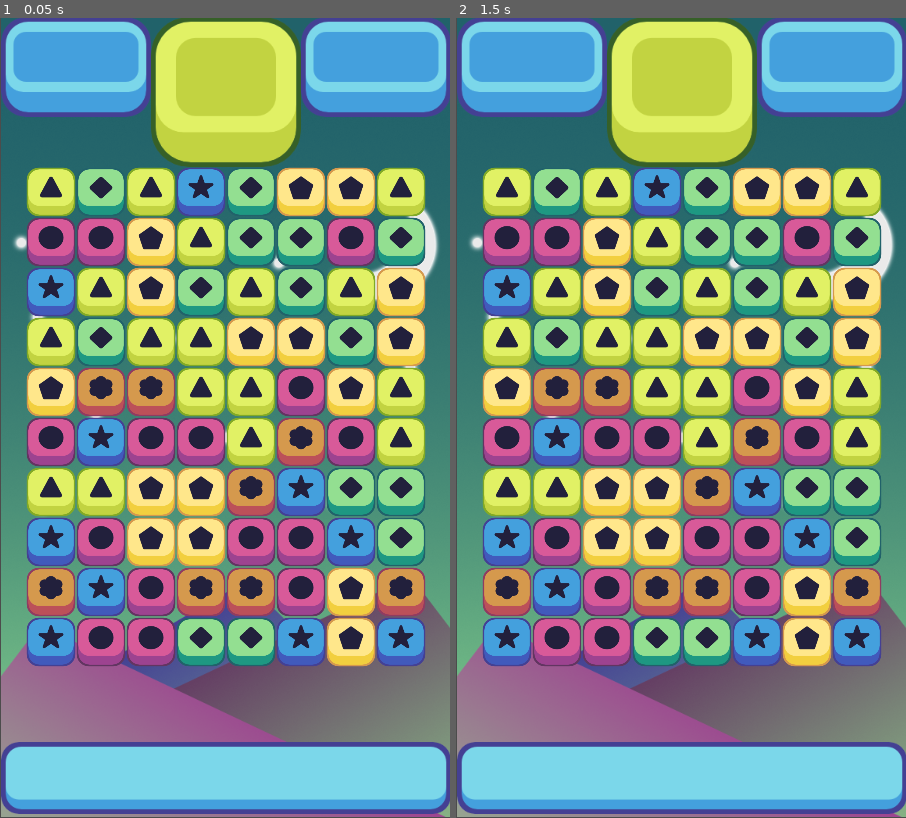
Above: before the commit, frames 1-2 (left to right).
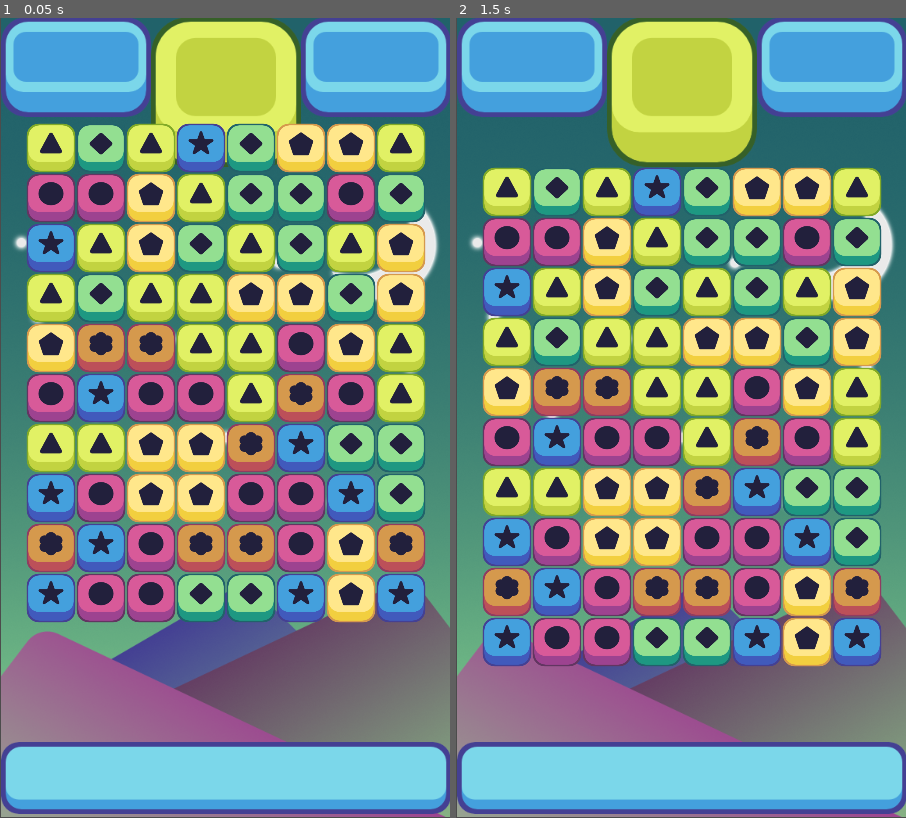
Above: after the commit, the same moments.

Repository: ondoheer/match3_godot
Game: Godot game, scene res://scenes/game_window.tscn
Same seed, same stepped clock (60 frames per second), same inputs: the game is played once before the commit and once after it.
Inputs (mouse positions are in pixels of both pictures, inside the frame that each line leads up to):
- Up to frame 1 (0.05 s): no input
- Up to frame 2 (1.5 s): tap Enter at 0.5 s; move the mouse to (780, 378) at 0.52 s; tap Space at 1.25 s; move the mouse to (591, 458) at 1.27 s

The runs differ from the first frame. In frame 1, 49% of the frame differs, in the area x 5-95%, y 13-81%; in frame 2, nothing differs.

Commit message:
Swap back rdy

Diff:
--- a/scenes/game_window.tscn
+++ b/scenes/game_window.tscn
@@ -34,6 +34,7 @@
 x_start = 64
 y_start = 800
 offset = 64
+y_offset = 3
 
 [node name="destroy_timer" type="Timer" parent="."]
 wait_time = 0.5
--- a/scripts/grid.gd
+++ b/scripts/grid.gd
@@ -1,5 +1,8 @@
 extends Node2D
 
+# state machine
+enum {wait, move}
+var state
 # Grid variables
 export (int) var width
 export (int) var height
@@ -21,6 +24,13 @@
 # current pieces in the scene
 var all_pieces = []
 
+# swap back variables
+var piece_1 = null
+var piece_2 = null
+var last_place = Vector2(0,0)
+var last_direction = Vector2(0,0)
+var move_checked = false
+
 # touch variables
 var first_touch = Vector2(0,0)
 var final_touch = Vector2(0,0)
@@ -28,9 +38,11 @@
 
 # Called when the node enters the scene tree for the first time.
 func _ready():
+	state = move
 	randomize()
 	all_pieces = make_2d_array()
 	spawn_pieces()
+
 
 
 func make_2d_array():
@@ -55,8 +67,27 @@
 					piece = possible_pieces[rand].instance()
 
 				add_child(piece)
-				piece.position = grid_to_pixel(i, j)
+				# this makes it so that they fall, it doesn't affect the first draw of the board
+				# since it happens at init, still we could make a varioable to keep track if it's the first time
+				# this func is run and turn it off
+				piece.position = grid_to_pixel(i, j-y_offset)
+				piece.move(grid_to_pixel(i, j))
 				all_pieces[i][j] = piece
+	after_spawn()
+
+func after_spawn():
+	"""
+	Will cycle through all of the pieces checking for newly created matches
+	"""
+	for i in width:
+		for j in height:
+			if all_pieces[i][j] != null:
+				if match_at(i, j, all_pieces[i][j].color):
+					find_matches()
+					get_parent().get_node("destroy_timer").start()
+					return
+	state = move
+	move_checked = false
 
 func match_at(column, row, color):
 	if	column > 1:
@@ -108,11 +139,27 @@
 	var first_piece = all_pieces[column][row]
 	var other_piece = all_pieces[column + direction.x][row + direction.y]
 	if first_piece != null and other_piece != null:
+		store_last_pieces(first_piece, other_piece, Vector2(column, row) , direction)
+		state = wait
 		all_pieces[column][row] = other_piece
 		all_pieces[column + direction.x][row + direction.y] = first_piece
 		first_piece.move(grid_to_pixel(column + direction.x, row + direction.y))
 		other_piece.move(grid_to_pixel(column, row))
-		find_matches()
+		if !move_checked:
+			find_matches()
+
+func store_last_pieces(first_piece, other_piece, place, direction):
+	piece_1 = first_piece
+	piece_2 = other_piece
+	last_place = place
+	last_direction = direction
+
+func swap_back():
+	# move the previously swaped pieces to their previosu position
+	if piece_1 != null and piece_2 !=null:
+		swap_pieces(last_place.x, last_place.y, last_direction)
+	state = move
+	move_checked = false
 
 func touch_difference(grid_1: Vector2, grid_2: Vector2):
 	# we substract vectors
@@ -132,7 +179,8 @@
 
 # Called every frame. 'delta' is the elapsed time since the previous frame.
 func _process(delta):
-	touch_input()
+	if state == move:
+		touch_input()
 
 #	pass
 
@@ -162,13 +210,19 @@
 	get_parent().get_node("destroy_timer").start()
 
 func destroy_matched():
+	var was_matched = false
 	for i in width:
 		for j in height:
 			if all_pieces[i][j] != null:
 				if all_pieces[i][j].matched:
+					was_matched = true
 					all_pieces[i][j].queue_free()
 					all_pieces[i][j] = null
-	get_parent().get_node("collapse_timer").start()
+	move_checked = true
+	if was_matched:
+		get_parent().get_node("collapse_timer").start()
+	else:
+		swap_back()
 
 func _on_destroy_timer_timeout():
 	destroy_matched()
